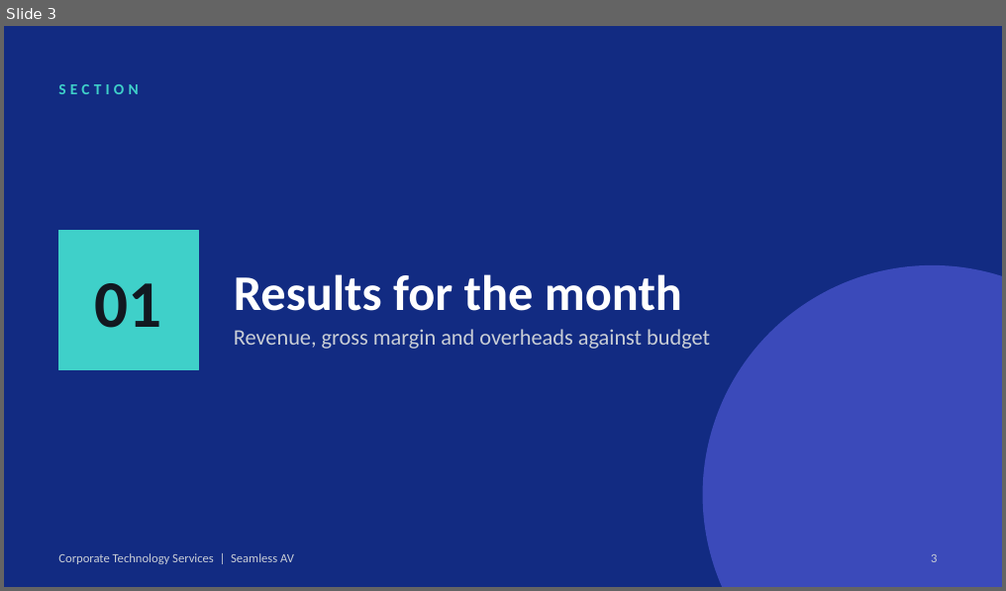
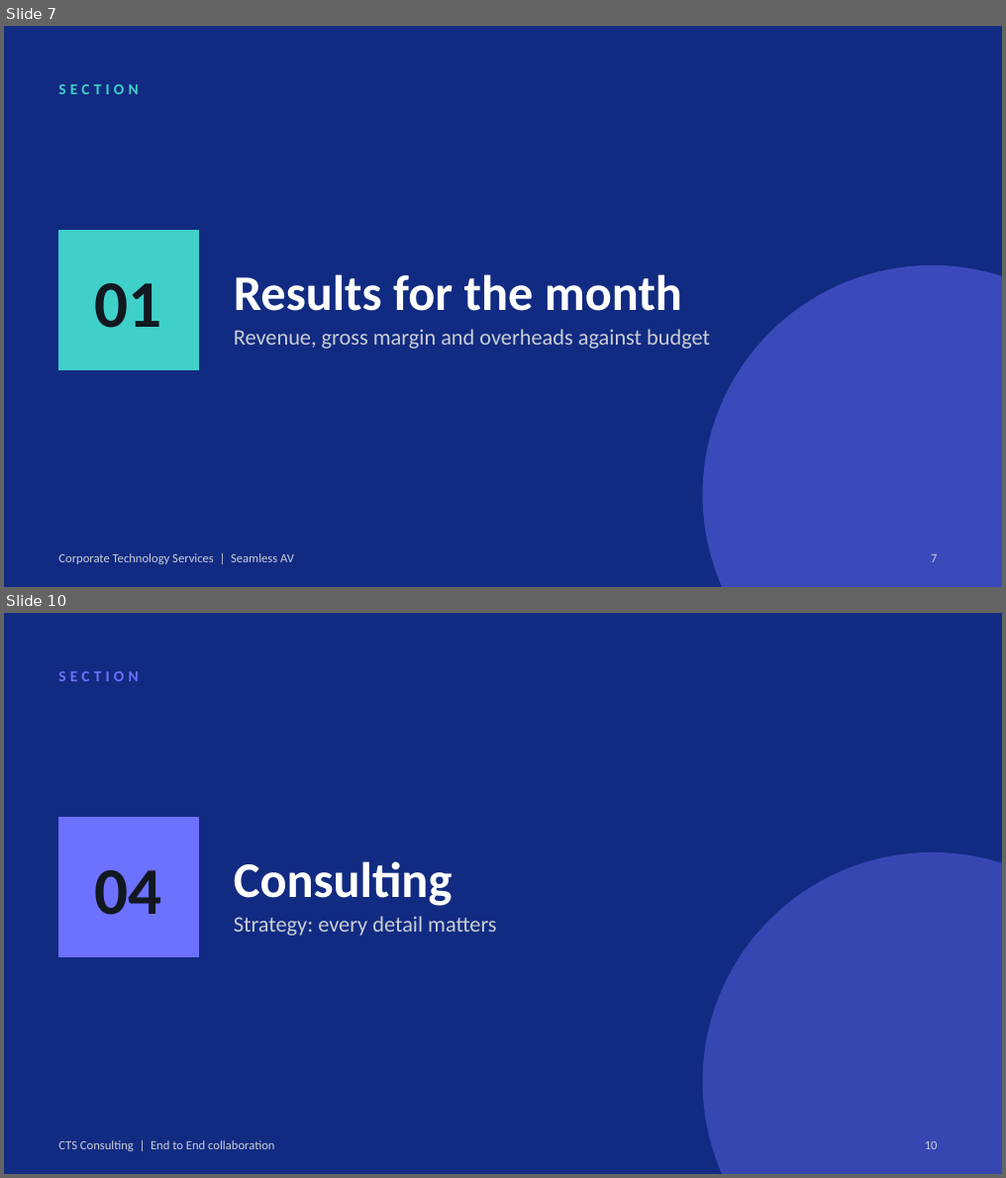
Before and after one commit to WesleyNelson-O33/Claude, a slide deck: presentation/CTS Presentation Template.pptx. Shown one above the other, each under a label of ours: slide 3 before the commit, slides 7 and 10 after it; the slides between them are not shown. The pictures are 1006x591 and 1006x1178 pixels, drawn with LibreOffice and Linux fonts; fonts in the diff are those of the drawing; background and template pictures are left out. Boxes give left, top, right and bottom in pixels: in the first picture for what was removed or moved away, otherwise in the second. Text is boxed around its words. In the diff, an @@ line names an element or a change of style, - is before the commit and + after.

```diff
--- a/presentation/CTS Presentation Template.pptx
+++ b/presentation/CTS Presentation Template.pptx
@@ slide 10 added at [4,613,1002,1174], background #122B82 @@
@@ text added at [58,671,138,681], 11 pt, text #6D71FF, bold @@
+SECTION
@@ rectangle added at [58,818,199,958], fill #6D71FF, outline #6D71FF 1 pt @@
@@ text added at [95,870,162,915], 48 pt, text #121820, bold @@
+04
@@ title added at [234,861,452,906], 36 pt, text #FFFFFF, bold @@
+Consulting
@@ ellipse added at [703,853,1002,1174], fill #6D71FF at 40% opacity @@
@@ text added at [234,916,496,936], 16 pt, text #C9CED6 @@
+Strategy: every detail matters
@@ text added at [58,1141,274,1152], 9 pt, text #C9CED6 @@
+CTS Consulting | End to End collaboration
@@ page number added at [925,1142,938,1150], 9 pt, text #C9CED6 @@
+10
@@ what was slide 3 is now slide 7 @@
@@ page number at [931,555,937,563]: text changed @@
-3
+7
```
Also in this commit, not shown: 6 other slides changed, 12 other slides added, 1 slide removed, 17 other files.
